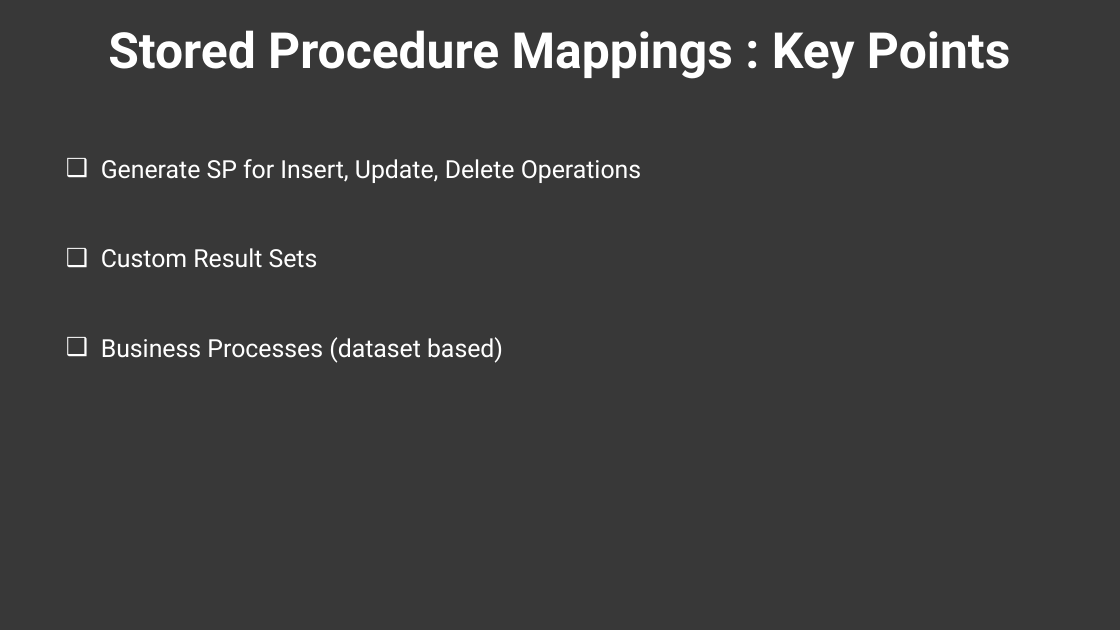
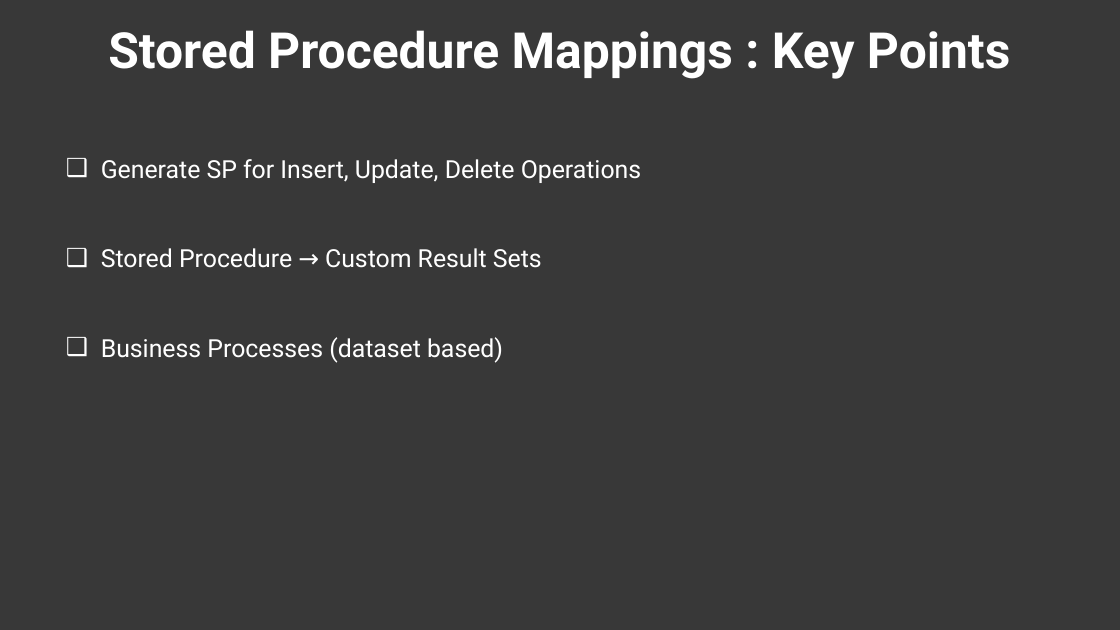
Before and after one commit to twalkerb/Entity-foundation-.NET-6, a slide deck: slide 21 of Sections/Section 3/Entity Fundamentals Using .NET 6_Section 3.pptx (slide 18 before the commit). Drawn at 1120x630 pixels with LibreOffice and Linux fonts; fonts in the diff are those of the drawing; background and template pictures are left out; a plain dark background stands for a picture behind light text. Boxes give left, top, right and bottom in pixels: in the first picture for what was removed or moved away, otherwise in the second. Text is boxed around its words. In the diff, an @@ line names an element or a change of style, - is before the commit and + after.

```diff
--- a/Sections/Section 3/Entity Fundamentals Using .NET 6_Section 3.pptx
+++ b/Sections/Section 3/Entity Fundamentals Using .NET 6_Section 3.pptx
@@ text at [101,248,542,268]: text changed @@
-❑ Custom Result Sets
+❑ Stored Procedure → Custom Result Sets
```
Also in this commit, not shown: 2 other slides changed, 3 slides added, 26 other files.
